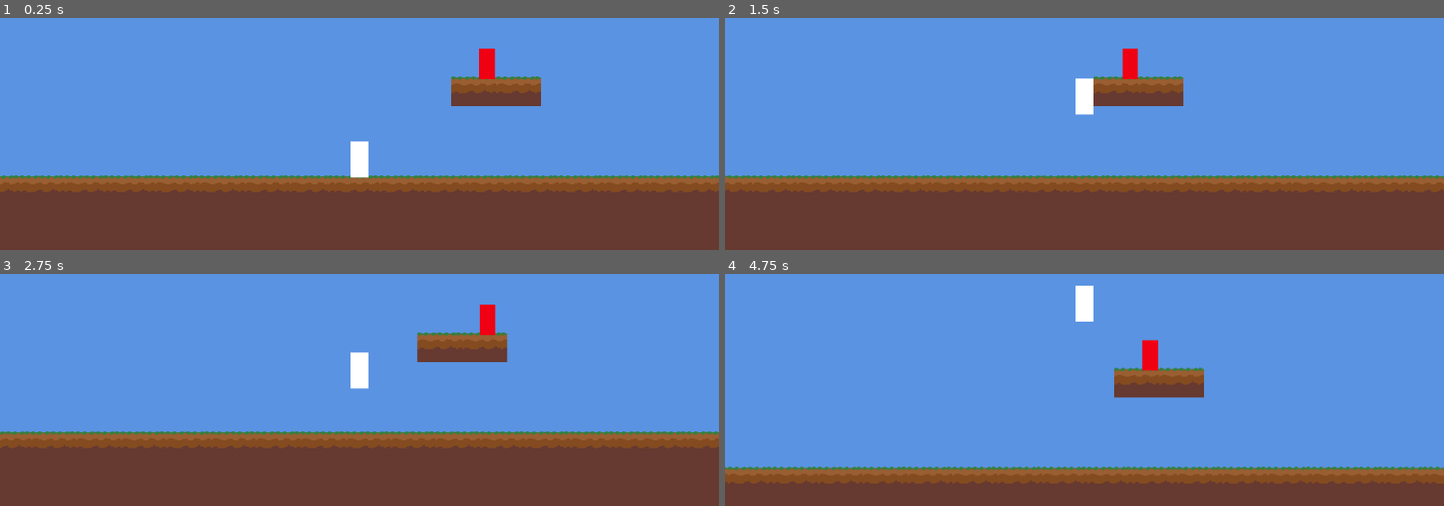
Above: before the commit, frames 1-4 (two rows, left to right).
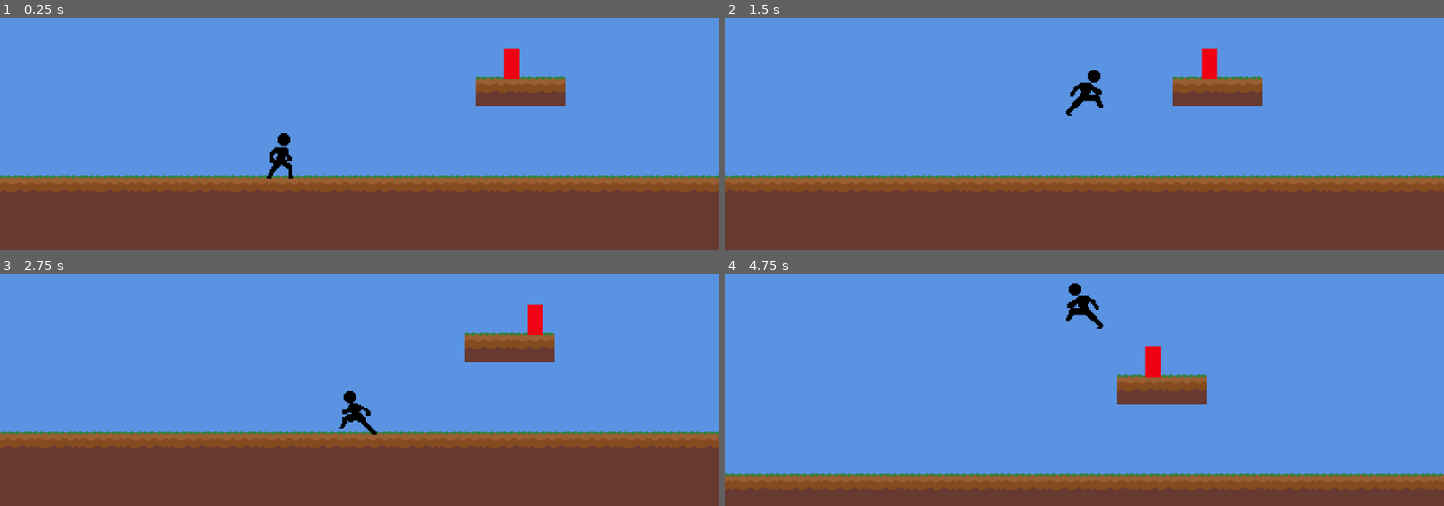
Above: after the commit, the same moments.

Repository: jhonatancunha/godot-game
Game: Godot game, scene res://Levels/level1.tscn
The game is run twice, just before and just after one commit, with the same random seed, the same clock (stepped at 60 frames per second) and the same inputs. This scene is started directly instead of the project's main scene.
Inputs:
- Up to frame 1 (0.25 s): no input
- Up to frame 2 (1.5 s): hold D (right) from 0.53 s (still down); tap Space (jump) at 0.77 s
- Up to frame 3 (2.75 s): tap Space (jump) at 1.52 s; release D (right) at 2.03 s; hold A (left) from 2.03 s (still down)
- Up to frame 4 (4.75 s): release A (left) at 2.78 s; hold D (right) 2.78-4.28 s; tap Space (jump) at 3.02, 3.77, 4.52 s; hold A (left) from 4.28 s (still down)

The runs differ from the first frame. In frame 1, 3.0% of the frame differs, in the area x 0-100%, y 13-75%; in frame 2, 4.9%; in frame 3, 4.0%; in frame 4, 8.6%, in the area x 0-100%, y 3-94%.

Commit message:
feat: animando jogador

Diff:
--- a/Levels/level1.tscn
+++ b/Levels/level1.tscn
@@ -129,7 +129,8 @@
 layer_0/tile_data = PackedInt32Array(2424829, 0, 0, 2490365, 0, 1, 2555901, 0, 2, 2621437, 262144, 3, 2686973, 262144,  …(19767 unchanged characters)…
 
 [node name="Player" parent="." instance=ExtResource("2_7myil")]
-position = Vector2(476, 526)
+position = Vector2(292, 530)
+scale = Vector2(1.5, 1.5)
 jump_velocity = -500.0
 double_jump_velocity = -400.0
 
@@ -137,7 +138,8 @@
 remote_path = NodePath("../../Camera2D")
 
 [node name="Camera2D" parent="." instance=ExtResource("4_0m6wt")]
-position = Vector2(476, 526)
+position = Vector2(292, 530)
+scale = Vector2(1.5, 1.5)
 
 [node name="Enemy" parent="." instance=ExtResource("3_wwq43")]
 modulate = Color(0.941176, 0, 0.0745098, 1)
--- a/Player/player.gd
+++ b/Player/player.gd
@@ -10,6 +10,19 @@
 var gravity: int = ProjectSettings.get_setting("physics/2d/default_gravity")
 var already_did_double_jump: bool = false
 
+@onready var animationPlayer = $AnimationPlayer
+@onready var sprite = $Sprite2D
+
+
+func update_animation(direction):
+	if is_on_floor():
+		if direction == 0:
+			animationPlayer.play("idle")
+		else:
+			animationPlayer.play("walk")
+
+func _ready() -> void:
+	pass
 
 func _physics_process(delta: float) -> void:
 	# Add the gravity.
@@ -17,6 +30,7 @@
 		velocity.y += gravity * delta
 	else:
 		already_did_double_jump = false
+
 
 	# Handle Jump.
 	if Input.is_action_just_pressed("jump"):
@@ -30,9 +44,14 @@
 	# Get the input direction and handle the movement/deceleration.
 	# As good practice, you should replace UI actions with custom gameplay actions.
 	var direction := Input.get_axis("left", "right")
+
+	if direction !=0:
+		sprite.flip_h = (direction == -1);
+
 	if direction:
 		velocity.x = direction * speed
 	else:
 		velocity.x = move_toward(velocity.x, 0, speed)
 
 	move_and_slide()
+	update_animation(direction)
--- a/Player/player.tscn
+++ b/Player/player.tscn
@@ -1,17 +1,82 @@
-[gd_scene load_steps=4 format=3 uid="uid://blx3wb41bsdr7"]
+[gd_scene load_steps=8 format=3 uid="uid://blx3wb41bsdr7"]
 
-[ext_resource type="Texture2D" uid="uid://bm676xr51v67x" path="res://Player/player.png" id="1_0f6ck"]
 [ext_resource type="Script" path="res://Player/player.gd" id="1_8skvs"]
+[ext_resource type="Texture2D" uid="uid://btt2056o0vn2k" path="res://Player/player_movements.png" id="2_4dlf7"]
 
 [sub_resource type="RectangleShape2D" id="RectangleShape2D_v8clb"]
-size = Vector2(32, 64)
+size = Vector2(27, 53)
+
+[sub_resource type="Animation" id="Animation_k7no5"]
+resource_name = "walk"
+length = 0.8
+loop_mode = 1
+tracks/0/type = "value"
+tracks/0/imported = false
+tracks/0/enabled = true
+tracks/0/path = NodePath("Sprite2D:frame_coords")
+tracks/0/interp = 1
+tracks/0/loop_wrap = true
+tracks/0/keys = {
+"times": PackedFloat32Array(0.1, 0.2, 0.3, 0.4, 0.5, 0.6, 0.7, 0.8),
+"transitions": PackedFloat32Array(1, 1, 1, 1, 1, 1, 1, 1),
+"update": 1,
+"values": [Vector2i(0, 1), Vector2i(1, 1), Vector2i(2, 1), Vector2i(3, 1), Vector2i(4, 1), Vector2i(5, 1), Vector2i(6, 1), Vector2i(7, 1)]
+}
+
+[sub_resource type="Animation" id="Animation_jx8cb"]
+resource_name = "idle"
+length = 0.95
+loop_mode = 1
+tracks/0/type = "value"
+tracks/0/imported = false
+tracks/0/enabled = true
+tracks/0/path = NodePath("Sprite2D:frame_coords")
+tracks/0/interp = 1
+tracks/0/loop_wrap = true
+tracks/0/keys = {
+"times": PackedFloat32Array(0, 0.1, 0.2, 0.3, 0.4, 0.5, 0.6, 0.7, 0.8, 0.9),
+"transitions": PackedFloat32Array(1, 1, 1, 1, 1, 1, 1, 1, 1, 1),
+"update": 1,
+"values": [Vector2i(0, 0), Vector2i(1, 0), Vector2i(2, 0), Vector2i(2, 0), Vector2i(4, 0), Vector2i(5, 0), Vector2i(6, 0), Vector2i(7, 0), Vector2i(8, 0), Vector2i(9, 0)]
+}
+
+[sub_resource type="Animation" id="Animation_3nca2"]
+length = 0.001
+tracks/0/type = "value"
+tracks/0/imported = false
+tracks/0/enabled = true
+tracks/0/path = NodePath("Sprite2D:frame_coords")
+tracks/0/interp = 1
+tracks/0/loop_wrap = true
+tracks/0/keys = {
+"times": PackedFloat32Array(0),
+"transitions": PackedFloat32Array(1),
+"update": 1,
+"values": [Vector2i(0, 0)]
+}
+
+[sub_resource type="AnimationLibrary" id="AnimationLibrary_krh22"]
+_data = {
+"RESET": SubResource("Animation_3nca2"),
+"idle": SubResource("Animation_jx8cb"),
+"walk": SubResource("Animation_k7no5")
+}
 
 [node name="Player" type="CharacterBody2D"]
 script = ExtResource("1_8skvs")
 
 [node name="CollisionShape2D" type="CollisionShape2D" parent="."]
+position = Vector2(0.5, 2.5)
 shape = SubResource("RectangleShape2D_v8clb")
 
 [node name="Sprite2D" type="Sprite2D" parent="."]
-scale = Vector2(2, 4)
-texture = ExtResource("1_0f6ck")
+texture_filter = 1
+scale = Vector2(1.85938, 1.85938)
+texture = ExtResource("2_4dlf7")
+hframes = 10
+vframes = 2
+
+[node name="AnimationPlayer" type="AnimationPlayer" parent="."]
+libraries = {
+"": SubResource("AnimationLibrary_krh22")
+}
Binary file added: Player/idle.png
Not shown, added: Player/idle.png.import
Binary file added: Player/player_movements.ase
Binary file added: Player/player_movements.png
Not shown, added: Player/player_movements.png.import
Binary file added: Player/player_run.png
Not shown, added: Player/player_run.png.import
